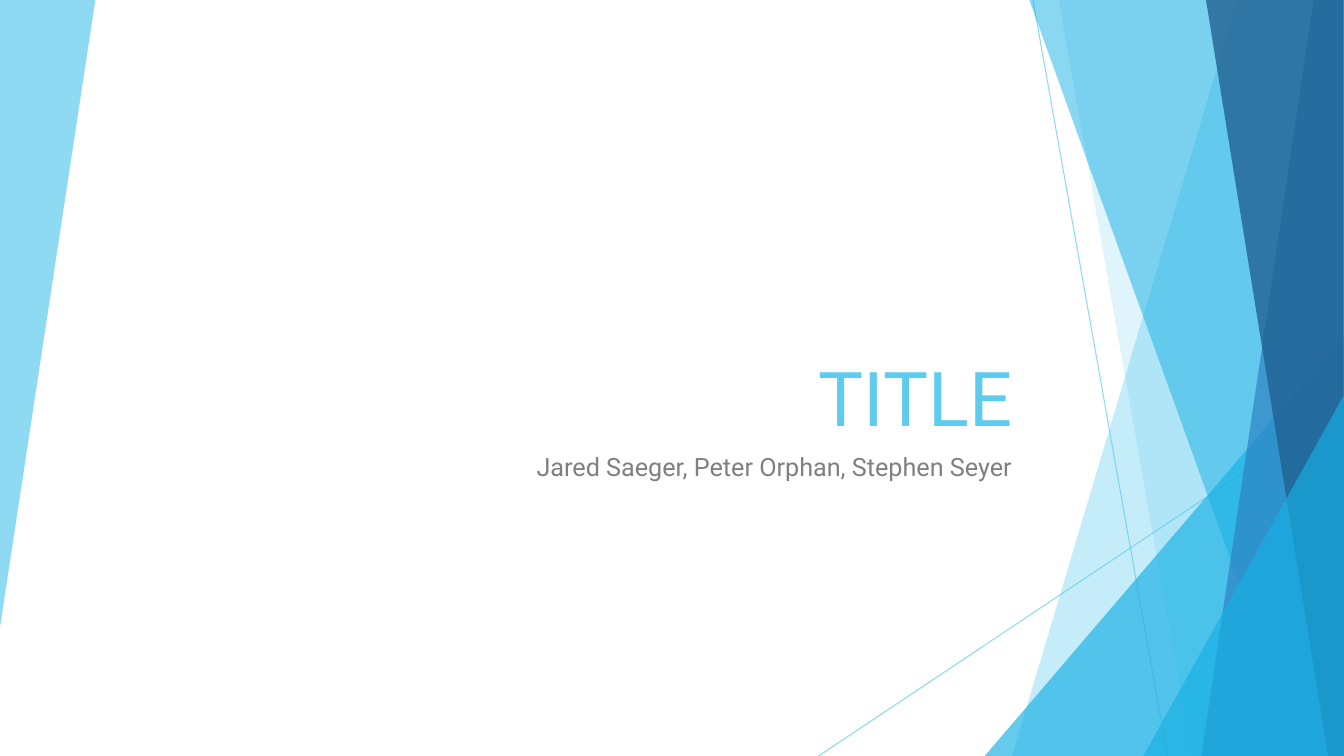
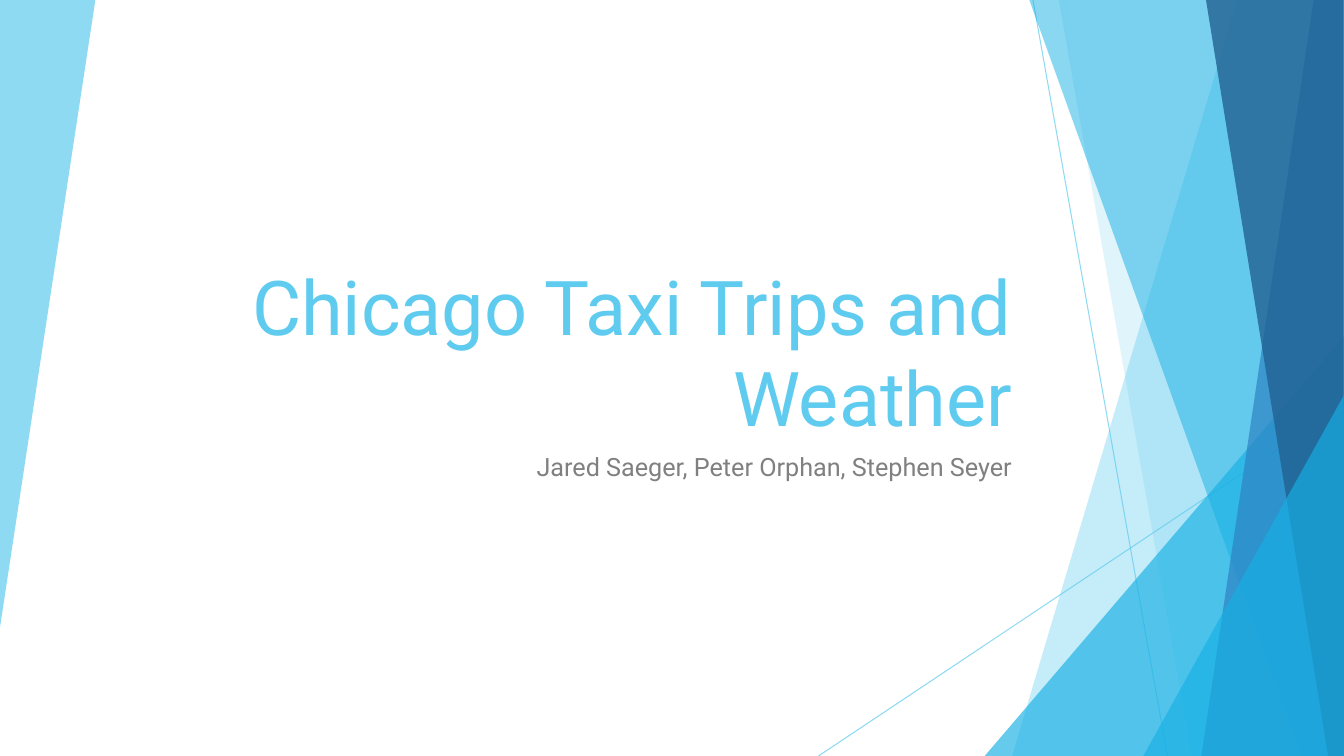
Before and after one commit to peterjorphan/07-project_one, a slide deck: slide 1 of Project1.pptx. Drawn at 1344x756 pixels with LibreOffice and Linux fonts; fonts in the diff are those of the drawing. Boxes give left, top, right and bottom in pixels: in the first picture for what was removed or moved away, otherwise in the second. Text is boxed around its words. In the diff, an @@ line names an element or a change of style, - is before the commit and + after.

Commit message:
Added Jared's charts to powerpoint, added powerpoint show file.

```diff
--- a/Project1.pptx
+++ b/Project1.pptx
@@ title at <box>252,278,1012,427</box>: text changed @@
-TITLE
+Chicago Taxi Trips and Weather
```
